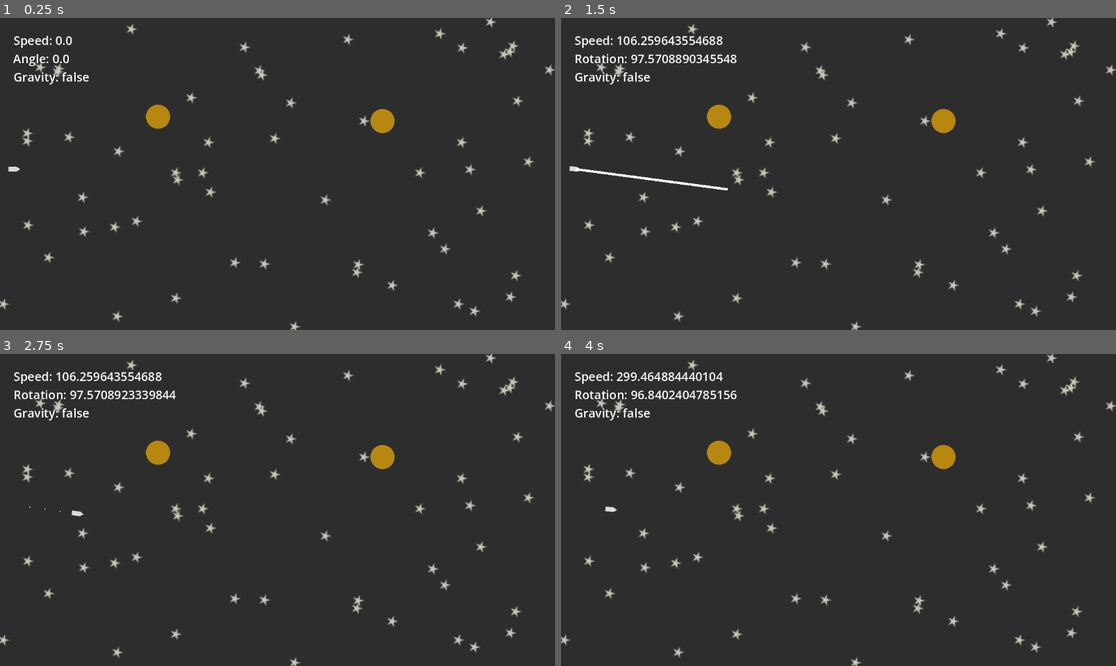
Above: before the commit, frames 1-4 (two rows, left to right).
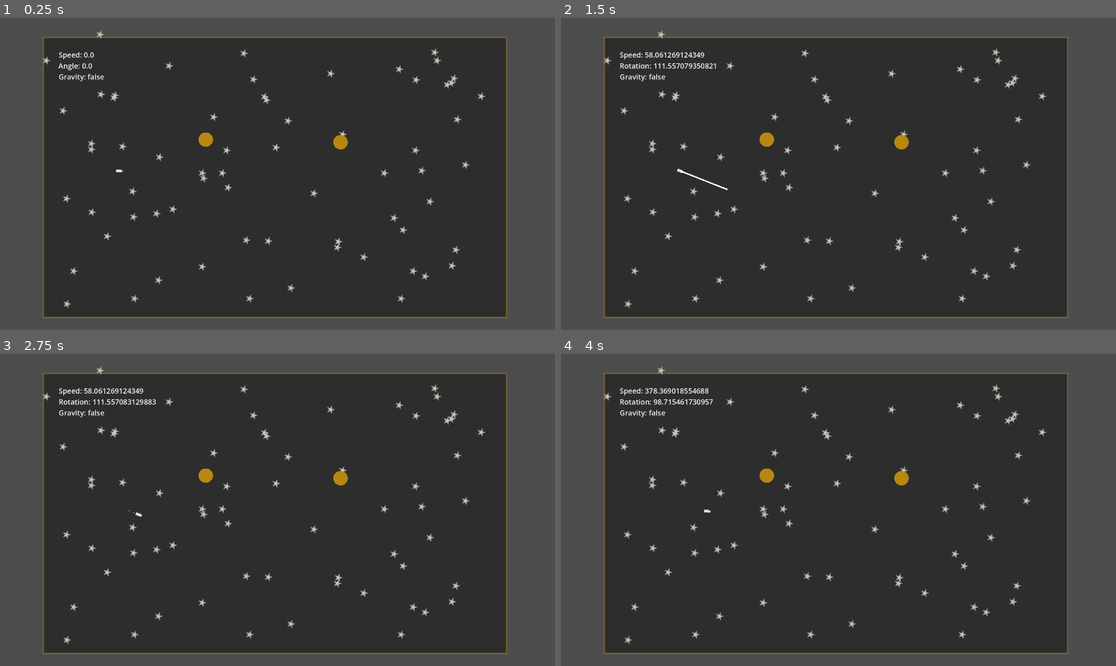
Above: after the commit, the same moments.

Repository: ChrisWoody/GravityAssist
Game: Godot game, scene res://scenes/world.tscn
Two runs of this game, one before a commit and one after it. Both use one fixed random seed, a clock stepped at 60 frames per second and the inputs below.
Inputs (mouse positions are in pixels of both pictures, inside the frame that each line leads up to):
- Up to frame 1 (0.25 s): no input
- Up to frame 2 (1.5 s): tap Enter at 0.5 s; move the mouse to (960, 158) at 0.52 s; click (960, 158) at 0.67 s; tap R (reset) at 1.25 s; move the mouse to (727, 189) at 1.27 s; click (727, 189) at 1.42 s
- Up to frame 3 (2.75 s): move the mouse to (333, 441) at 2.02 s; click (333, 441) at 2.17 s
- Up to frame 4 (4 s): move the mouse to (810, 572) at 2.77 s; click (810, 572) at 2.92 s; tap R (reset) at 3.5 s; move the mouse to (1005, 556) at 3.52 s; click (1005, 556) at 3.67 s

The runs differ from the first frame. In frame 1, 29% of the frame differs, in the area x 0-100%, y 0-100%; in frame 2, 30%; in frame 3, 29%; in frame 4, 29%.

Commit message:
Add screen boundary (ish) and planet impacts

Diff:
--- a/project.godot
+++ b/project.godot
@@ -14,6 +14,11 @@
 run/main_scene="res://scenes/world.tscn"
 config/features=PackedStringArray("4.3", "Forward Plus")
 config/icon="res://icon.svg"
+
+[display]
+
+window/size/viewport_width=1920
+window/size/viewport_height=1080
 
 [input]
 
--- a/scenes/planet.tscn
+++ b/scenes/planet.tscn
@@ -6,9 +6,19 @@
 [sub_resource type="QuadMesh" id="QuadMesh_3n0ph"]
 size = Vector2(50, 50)
 
+[sub_resource type="CircleShape2D" id="CircleShape2D_muwwd"]
+radius = 25.15
+
 [node name="Planet" type="Node2D"]
 script = ExtResource("1_ubbjg")
 
 [node name="MeshInstance2D" type="MeshInstance2D" parent="."]
 mesh = SubResource("QuadMesh_3n0ph")
 texture = ExtResource("1_ig4r2")
+
+[node name="Area2D" type="Area2D" parent="."]
+
+[node name="CollisionShape2D" type="CollisionShape2D" parent="Area2D"]
+shape = SubResource("CircleShape2D_muwwd")
+
+[connection signal="area_entered" from="Area2D" to="." method="_on_area_2d_area_entered"]
--- a/scenes/spaceship.tscn
+++ b/scenes/spaceship.tscn
@@ -1,10 +1,13 @@
-[gd_scene load_steps=4 format=3 uid="uid://ddiylcki0mec2"]
+[gd_scene load_steps=5 format=3 uid="uid://ddiylcki0mec2"]
 
 [ext_resource type="Texture2D" uid="uid://dh7jihn6uxs4" path="res://assests/spaceshipv1.png" id="1_gyjty"]
 [ext_resource type="Script" path="res://scripts/spaceship.gd" id="1_jdq2w"]
 
 [sub_resource type="QuadMesh" id="QuadMesh_f1ikj"]
 size = Vector2(10, -25)
+
+[sub_resource type="RectangleShape2D" id="RectangleShape2D_g3thu"]
+size = Vector2(9.99993, 23.5)
 
 [node name="Spaceship" type="Node2D"]
 rotation = 1.5708
@@ -13,3 +16,9 @@
 [node name="MeshInstance2D" type="MeshInstance2D" parent="."]
 mesh = SubResource("QuadMesh_f1ikj")
 texture = ExtResource("1_gyjty")
+
+[node name="Area2D" type="Area2D" parent="."]
+
+[node name="CollisionShape2D" type="CollisionShape2D" parent="Area2D"]
+position = Vector2(-6.34495e-06, 0.749991)
+shape = SubResource("RectangleShape2D_g3thu")
--- a/scenes/world.tscn
+++ b/scenes/world.tscn
@@ -17,7 +17,7 @@
 
 [node name="Background" type="MeshInstance2D" parent="."]
 position = Vector2(-9.50004, 0)
-scale = Vector2(1.291, 1)
+scale = Vector2(1.606, 1.244)
 mesh = SubResource("QuadMesh_hrhu3")
 texture = ExtResource("1_s5gvq")
 
@@ -29,17 +29,19 @@
 [node name="Planet2" parent="." instance=ExtResource("2_kspeu")]
 position = Vector2(218, -110)
 
-[node name="Spaceship" parent="." instance=ExtResource("3_saj76")]
+[node name="Spaceship" parent="." node_paths=PackedStringArray("topLeftWall", "bottomRightWall") instance=ExtResource("3_saj76")]
 position = Vector2(-546, -10)
+topLeftWall = NodePath("../TopLetWall")
+bottomRightWall = NodePath("../BottomRightWall")
 
 [node name="GameUI" type="CanvasGroup" parent="."]
 script = ExtResource("4_moe5a")
 
 [node name="Label" type="Label" parent="GameUI"]
-offset_left = -548.0
-offset_top = -295.0
-offset_right = -341.0
-offset_bottom = -222.0
+offset_left = -757.0
+offset_top = -430.0
+offset_right = -550.0
+offset_bottom = -319.0
 text = "Speed: 0.0
 Angle: 0.0
 Gravity: false"
@@ -55,6 +57,12 @@
 points = PackedVector2Array(0, 0, 0, 0)
 width = 5.0
 
+[node name="TopLetWall" type="Node2D" parent="."]
+position = Vector2(-800, -460)
+
+[node name="BottomRightWall" type="Node2D" parent="."]
+position = Vector2(779, 481)
+
 [connection signal="somethingChanged" from="Spaceship" to="GameUI" method="_on_spaceship_something_changed"]
 [connection signal="launch" from="GameManager" to="Spaceship" method="_on_game_manager_launch"]
 [connection signal="launch" from="GameManager" to="PathPlotter" method="_on_game_manager_launch"]
--- a/scripts/game_manager.gd
+++ b/scripts/game_manager.gd
@@ -15,3 +15,8 @@
 	preparing = false
 	playing = true
 	launch.emit()
+
+func spaceshipCrashed() -> void:
+	preparing = true
+	playing = false
+	resetGame.emit()
--- a/scripts/planet.gd
+++ b/scripts/planet.gd
@@ -15,3 +15,8 @@
 		spaceship.applyGravity(diff.normalized(), gravityRotation)
 
 	pass
+
+
+func _on_area_2d_area_entered(area:Area2D) -> void:
+	# assuming its the spaceship
+	spaceship.crashedPlanet()
--- a/scripts/spaceship.gd
+++ b/scripts/spaceship.gd
@@ -3,6 +3,9 @@
 signal somethingChanged(speed: float, rotation: float, gravityApplied: bool)
 @onready var gameManager: GameManager = get_node("../GameManager")
 @onready var launchLine: Line2D = get_node("../LaunchLine")
+
+@export var topLeftWall: Node2D
+@export var bottomRightWall: Node2D
 
 const ROTATE_TIMEOUT = 0.05
 var rotateElapsed := 0.0
@@ -37,6 +40,10 @@
 
 		position += (Vector2.from_angle(deg_to_rad(rotation_degrees - 90.0)) * delta * speed)
 		somethingChanged.emit(speed, rotation_degrees, applyGravityNext)
+
+		if position.y <= topLeftWall.position.y or position.y >= bottomRightWall.position.y or position.x <= topLeftWall.position.x or position.x >= bottomRightWall.position.x:
+			gameManager.spaceshipCrashed()
+
 	elif clicking:
 		mouseClickEndPosition = get_global_mouse_position()
 		launchLine.set_point_position(1, launchLine.to_local(mouseClickEndPosition))
@@ -47,6 +54,9 @@
 		rotation_degrees = angleInDegress
 
 		somethingChanged.emit(speed, angleInDegress, applyGravityNext)
+
+func crashedPlanet() -> void:
+	gameManager.spaceshipCrashed()
 
 func applyGravity(dir: Vector2, gravityRotationToApply: float) -> void:
 	#gravity = dir
Not shown: 1 places in scenes/planet.tscn that only renumber resources
